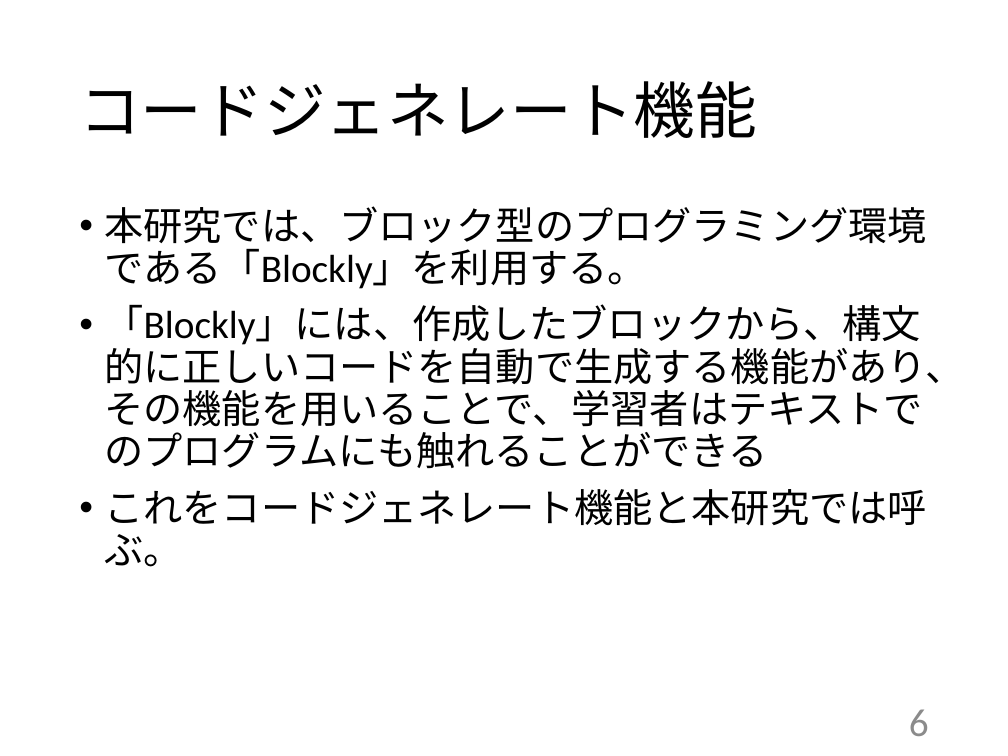
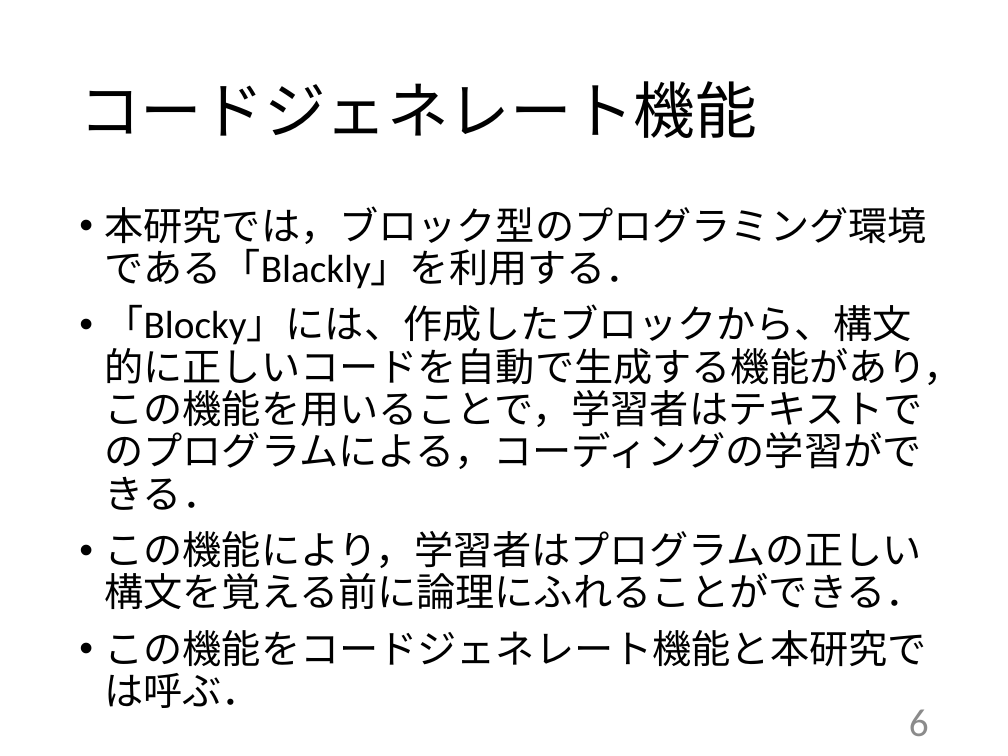
Before and after one commit to kait-takanolab/1821121-shimaoka-thesis, a slide deck: slide 6 of 1821121_shimaoka_tyuukan.pptx. Drawn at 1008x756 pixels with LibreOffice and Linux fonts; fonts in the diff are those of the drawing. Boxes give left, top, right and bottom in pixels: in the first picture for what was removed or moved away, otherwise in the second. Text is boxed around its words. In the diff, an @@ line names an element or a change of style, - is before the commit and + after.

```diff
--- a/1821121_shimaoka_tyuukan.pptx
+++ b/1821121_shimaoka_tyuukan.pptx
@@ text at <box>105,206,963,708</box>: text changed @@
-• 本研究では、ブロック型のプログラミング環境である「Blockly」を利用する。
-• 「Blockly」には、作成したブロックから、構文的に正しいコードを自動で生成する機能があり、その機能を用いることで、学習者はテキストでのプログラムにも触れることができる
-• これをコードジェネレート機能と本研究では呼ぶ。
+• 本研究では，ブロック型のプログラミング環境である「Blackly」を利用する．
+• 「Blocky」には、作成したブロックから、構文的に正しいコードを自動で生成する機能があり，この機能を用いることで，学習者はテキストでのプログラムによる，コーディングの学習ができる．
+• この機能により，学習者はプログラムの正しい構文を覚える前に論理にふれることができる．
+• この機能をコードジェネレート機能と本研究では呼ぶ．
```
Also in this commit, not shown: 6 other slides changed, 2 slides added, 1 slide removed.
